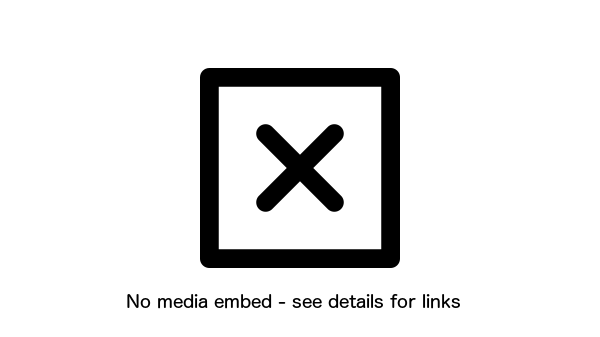
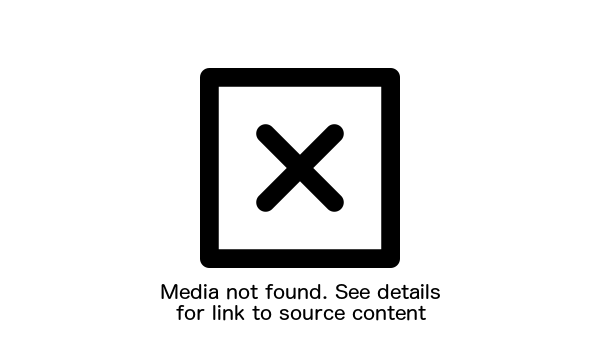
Layered file, before and after one edit (600x337). Changes by layer:
renamed "No media embed - see details f..." to "Media not found. See details f...", painted on it over (x1=127, y1=284, x2=460, y2=321)
"Background": opacity 100% → 0% over (x1=127, y1=284, x2=460, y2=321)
